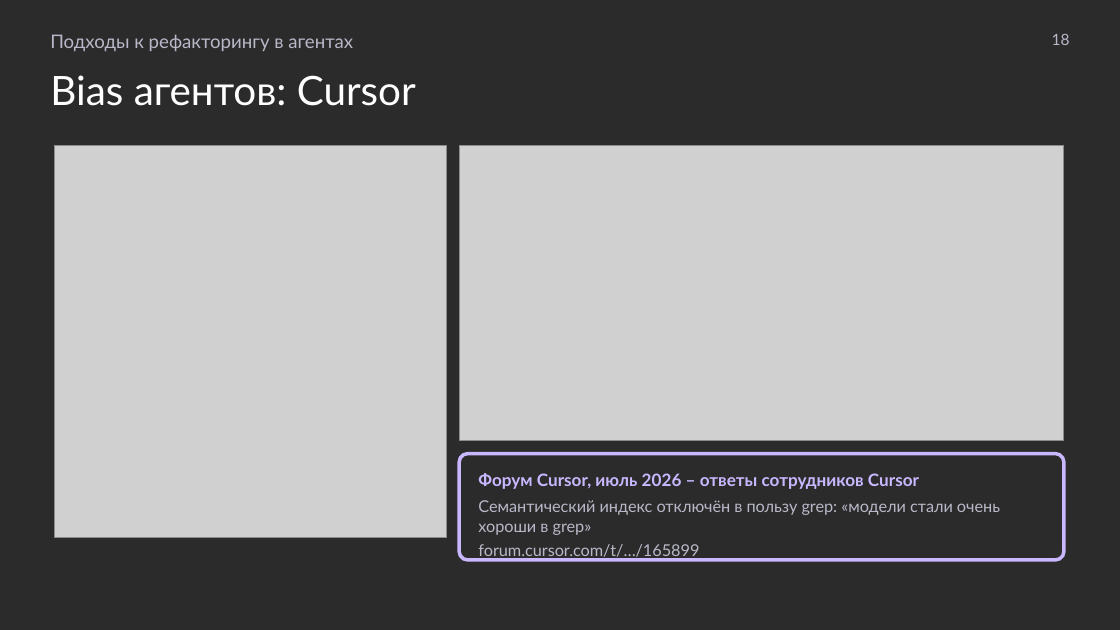
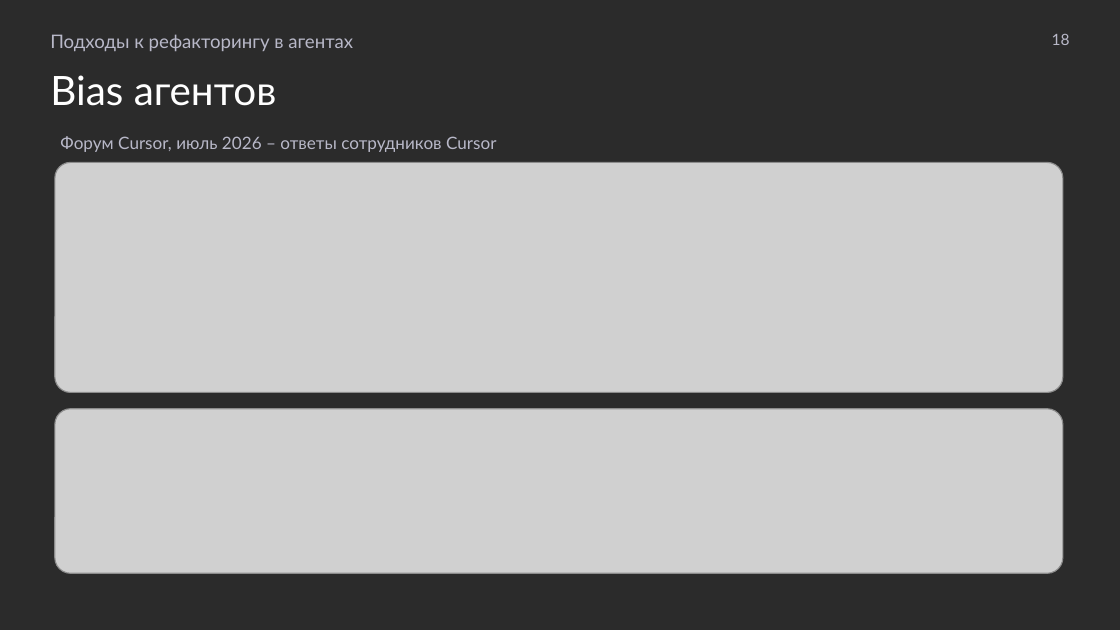
Before and after one commit to MchKosticyn/ide-refactoring-in-ai-agents, a slide deck: slide 18 of Доклад_ Рефакторинг в ИИ-агентах.pptx. Drawn at 1120x630 pixels with LibreOffice and Linux fonts; fonts in the diff are those of the drawing; grey boxes stand for pictures; background and template pictures are left out; a plain dark background stands for a picture behind light text. Boxes give left, top, right and bottom in pixels: in the first picture for what was removed or moved away, otherwise in the second. Text is boxed around its words. In the diff, an @@ line names an element or a change of style, - is before the commit and + after.

Commit message:
Uniform corner radius for cards and pictures; bias slides: full-width screenshots, captions trimmed; Veai slide moved before engine demo; LSP/engine pros-cons as lists; wording fixes; MCP IDEA facts

```diff
--- a/Доклад_ Рефакторинг в ИИ-агентах.pptx
+++ b/Доклад_ Рефакторинг в ИИ-агентах.pptx
@@ text at bbox=[50, 75, 277, 106]: text changed @@
-Bias агентов: Cursor
+Bias агентов
@@ picture removed at bbox=[55, 146, 447, 538] @@
@@ text added at bbox=[60, 136, 496, 152], 11 pt, text #B8B8C8 @@
+Форум Cursor, июль 2026 – ответы сотрудников Cursor
@@ picture: place and size @@
-picture at bbox=[459, 146, 1064, 440]
+picture at bbox=[55, 162, 1063, 392]
@@ picture added at bbox=[55, 409, 1063, 573] @@
@@ rounded rectangle removed at bbox=[459, 454, 1064, 560] @@
-Форум Cursor, июль 2026 – ответы сотрудников Cursor
-Семантический индекс отключён в пользу grep: «модели стали очень хороши в grep»
-forum.cursor.com/t/…/165899
```
Also in this commit, not shown: 32 other slides changed, 6 other files.
